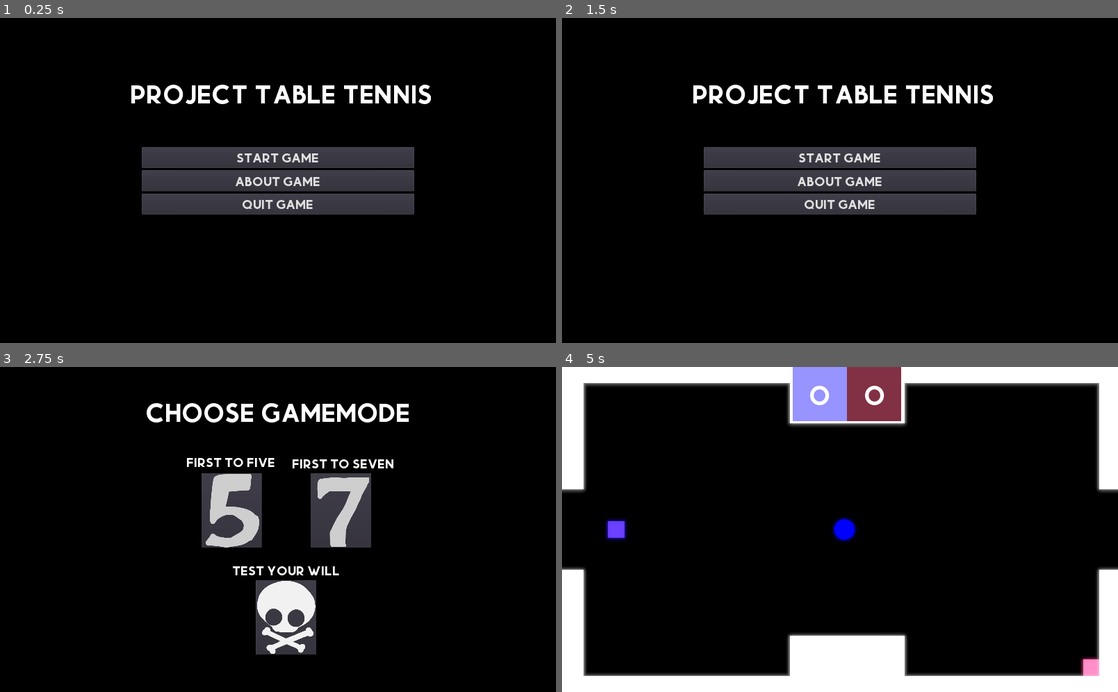
Above: before the commit, frames 1-4 (two rows, left to right).
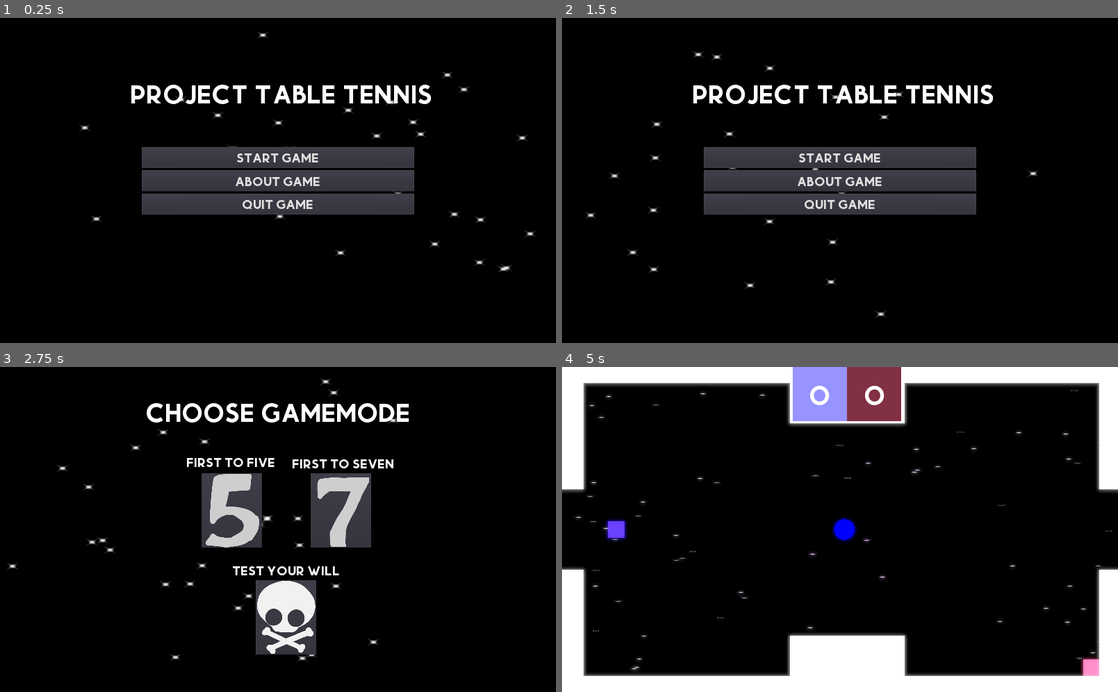
Above: after the commit, the same moments.

Repository: FavourAdekola/ProjectPONG
Game: Godot game, scene res://Scenes/Menu.tscn
The game is run twice, just before and just after one commit, with the same random seed, the same clock (stepped at 60 frames per second) and the same inputs. Sound files missing from this copy of the repository are replaced by a short silence.
Inputs (mouse positions are in pixels of both pictures, inside the frame that each line leads up to):
- Up to frame 1 (0.25 s): no input
- Up to frame 2 (1.5 s): click "About Game" at 0.5 s; click "Back To Menu" at 1.25 s
- Up to frame 3 (2.75 s): click "START GAME" at 2 s
- Up to frame 4 (5 s): click (795, 510) at 2.75 s; hold D (move_right) 3.53-4.28 s; tap Z (dash) at 3.6 s; hold S (move_down) from 4.28 s (still down); tap R (dash2) at 4.35 s

The runs differ from the first frame. In frame 1, 0.4% of the frame differs, in the area x 14-97%, y 4-79%; in frame 2, 0.4%; in frame 3, 0.5%, in the area x 1-72%, y 3-91%; in frame 4, 0.5%.

Commit message:
touchups

Diff:
--- a/Scenes/Menu.tscn
+++ b/Scenes/Menu.tscn
@@ -1,8 +1,9 @@
-[gd_scene load_steps=5 format=2]
+[gd_scene load_steps=6 format=2]
 
 [ext_resource path="res://Assets/fonts/bigs.tres" type="DynamicFont" id=1]
 [ext_resource path="res://Assets/fonts/smalls.tres" type="Theme" id=2]
 [ext_resource path="res://Scripts/Menu.gd" type="Script" id=3]
+[ext_resource path="res://Scenes/MenuSparks.tscn" type="PackedScene" id=4]
 
 [sub_resource type="Theme" id=1]
 default_font = ExtResource( 1 )
@@ -16,6 +17,8 @@
 anchor_right = 1.0
 anchor_bottom = 1.0
 color = Color( 0, 0, 0, 1 )
+
+[node name="Particles2D" parent="." instance=ExtResource( 4 )]
 
 [node name="Container" type="VBoxContainer" parent="."]
 anchor_left = 0.5
--- /dev/null
+++ b/Scenes/MenuSparks.tscn
@@ -0,0 +1,26 @@
+[gd_scene load_steps=3 format=2]
+
+[ext_resource path="res://Assets/Star.png" type="Texture" id=1]
+
+[sub_resource type="ParticlesMaterial" id=1]
+emission_shape = 5
+emission_ring_radius = 100.0
+emission_ring_inner_radius = 0.0
+emission_ring_height = 0.0
+emission_ring_axis = Vector3( 0, 0, 1 )
+flag_disable_z = true
+spread = 100.0
+gravity = Vector3( 0, 98, 0 )
+orbit_velocity = 0.0
+orbit_velocity_random = 0.0
+damping = 76.47
+damping_random = 0.03
+scale = 0.01
+
+[node name="Particles2D" type="Particles2D"]
+position = Vector2( 512, 300 )
+scale = Vector2( 5.1, 3 )
+amount = 30
+preprocess = 1.0
+process_material = SubResource( 1 )
+texture = ExtResource( 1 )
--- a/Scenes/World.tscn
+++ b/Scenes/World.tscn
@@ -12,6 +12,7 @@
 [ext_resource path="res://Scenes/camera.tscn" type="PackedScene" id=10]
 [ext_resource path="res://Assets/goal.wav" type="AudioStream" id=11]
 [ext_resource path="res://Assets/light.png" type="Texture" id=12]
+[ext_resource path="res://Assets/Star.png" type="Texture" id=13]
 
 [sub_resource type="RectangleShape2D" id=1]
 extents = Vector2( 3.76923, 86 )
@@ -51,6 +52,20 @@
 adjustment_enabled = true
 adjustment_brightness = 1.1
 
+[sub_resource type="ParticlesMaterial" id=3]
+lifetime_randomness = 1.0
+emission_shape = 2
+emission_box_extents = Vector3( 1, 600, 1 )
+flag_disable_z = true
+spread = 90.0
+gravity = Vector3( 98, 0, 0 )
+initial_velocity = 100.18
+initial_velocity_random = 0.66
+orbit_velocity = 0.0
+orbit_velocity_random = 0.0
+linear_accel = 23.7
+scale = 0.01
+
 [node name="World" type="Node2D"]
 
 [node name="ColorRect" type="ColorRect" parent="."]
@@ -266,6 +281,26 @@
 shadow_color = Color( 1, 1, 1, 0.172549 )
 shadow_gradient_length = 75.1
 
+[node name="Particles2D" type="Particles2D" parent="."]
+position = Vector2( 5.63741, 312.819 )
+scale = Vector2( 3.96787, 0.528789 )
+amount = 100
+lifetime = 2.0
+preprocess = 1.0
+explosiveness = 0.05
+process_material = SubResource( 3 )
+texture = ExtResource( 13 )
+
+[node name="Particles2D2" type="Particles2D" parent="."]
+position = Vector2( 1100, 300 )
+scale = Vector2( -4, 0.5 )
+amount = 100
+lifetime = 2.0
+preprocess = 1.0
+explosiveness = 0.05
+process_material = SubResource( 3 )
+texture = ExtResource( 13 )
+
 [connection signal="body_entered" from="Walls/LWall/P1Score" to="Walls" method="_on_P1Score_body_entered"]
 [connection signal="body_entered" from="Walls/RWall/P2Score" to="Walls" method="_on_P2Score_body_entered"]
 
--- a/Scenes/extras.tscn
+++ b/Scenes/extras.tscn
@@ -1,9 +1,10 @@
-[gd_scene load_steps=6 format=2]
+[gd_scene load_steps=7 format=2]
 
 [ext_resource path="res://Assets/fonts/bigs.tres" type="DynamicFont" id=1]
 [ext_resource path="res://Assets/fonts/MomcakeBold-WyonA.otf" type="DynamicFontData" id=2]
 [ext_resource path="res://Assets/fonts/smalls.tres" type="Theme" id=3]
 [ext_resource path="res://Scripts/extras.gd" type="Script" id=4]
+[ext_resource path="res://Scenes/MenuSparks.tscn" type="PackedScene" id=5]
 
 [sub_resource type="DynamicFont" id=1]
 size = 128
@@ -18,6 +19,8 @@
 anchor_right = 1.0
 anchor_bottom = 1.0
 color = Color( 0, 0, 0, 1 )
+
+[node name="Particles2D" parent="." instance=ExtResource( 5 )]
 
 [node name="Node" type="Control" parent="."]
 visible = false
--- a/Scenes/gameSelect.tscn
+++ b/Scenes/gameSelect.tscn
@@ -6,6 +6,7 @@
 [ext_resource path="res://Assets/fonts/bigs.tres" type="DynamicFont" id=4]
 [ext_resource path="res://Assets/fonts/smalls.tres" type="Theme" id=5]
 [ext_resource path="res://Scripts/gameSelect.gd" type="Script" id=6]
+[ext_resource path="res://Scenes/MenuSparks.tscn" type="PackedScene" id=7]
 
 [node name="Control" type="Control"]
 anchor_right = 1.0
@@ -16,6 +17,8 @@
 anchor_right = 1.0
 anchor_bottom = 1.0
 color = Color( 0, 0, 0, 1 )
+
+[node name="Particles2D" parent="." instance=ExtResource( 7 )]
 
 [node name="VBoxContainer" type="VBoxContainer" parent="."]
 anchor_left = 0.5
--- a/Scenes/winScreen.tscn
+++ b/Scenes/winScreen.tscn
@@ -1,8 +1,9 @@
-[gd_scene load_steps=5 format=2]
+[gd_scene load_steps=6 format=2]
 
 [ext_resource path="res://Assets/fonts/MomcakeBold-WyonA.otf" type="DynamicFontData" id=1]
 [ext_resource path="res://Assets/fonts/smalls.tres" type="Theme" id=2]
 [ext_resource path="res://Scripts/winScreen.gd" type="Script" id=3]
+[ext_resource path="res://Scenes/MenuSparks.tscn" type="PackedScene" id=4]
 
 [sub_resource type="DynamicFont" id=1]
 size = 128
@@ -28,6 +29,8 @@
 text = "PLAYER 1 WON"
 align = 1
 valign = 1
+
+[node name="Particles2D" parent="ColorRect" instance=ExtResource( 4 )]
 
 [node name="VBoxContainer" type="VBoxContainer" parent="."]
 anchor_left = 0.5
Not shown: 1 places in Scenes/World.tscn that only renumber resources
Not shown: 1 places in Scenes/gameSelect.tscn that only renumber resources
